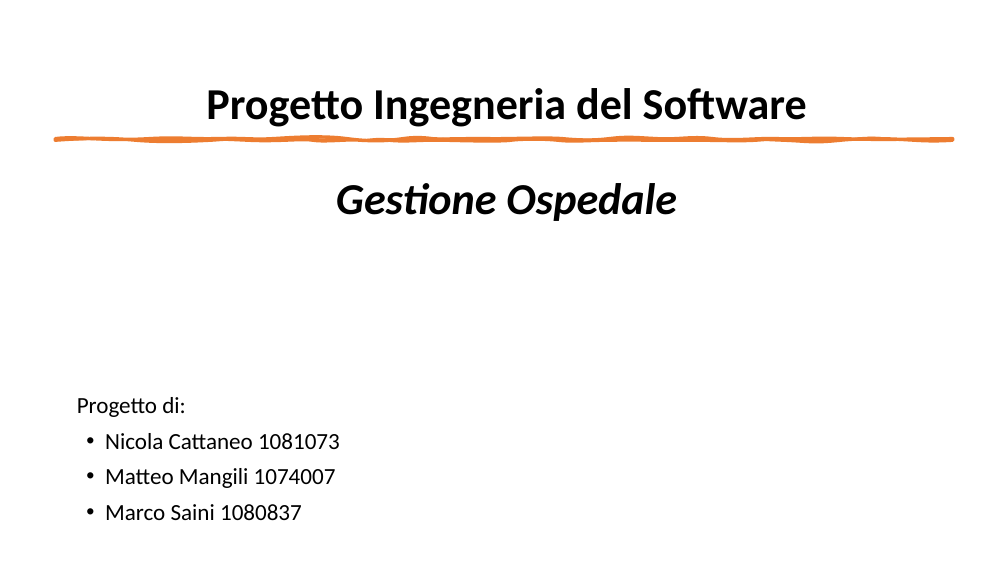
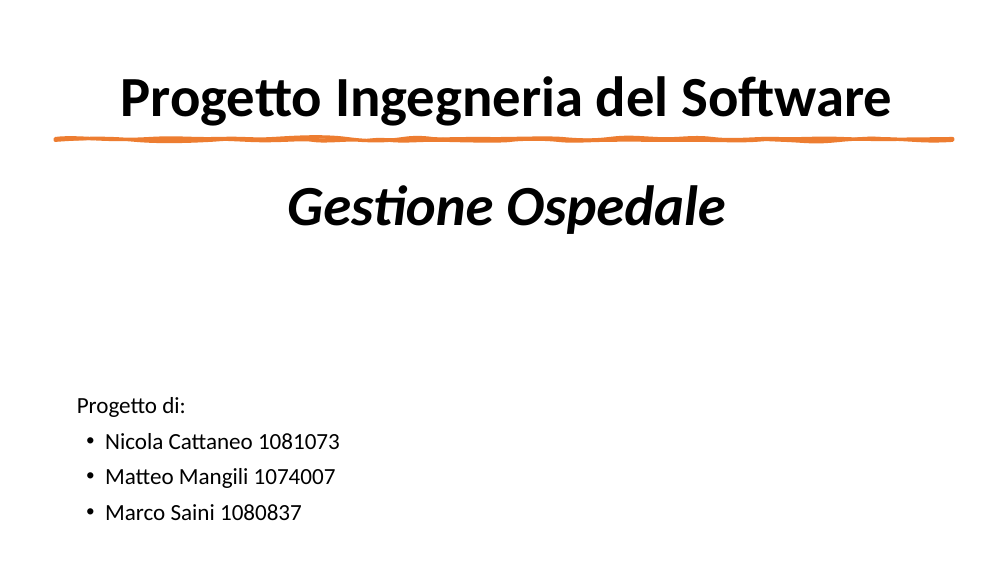
Before and after one commit to mangilimatteo/Progetto_Ingegneria_Software_Cattaneo_Mangili_Saini, a slide deck: slide 1 of Presentazione_Progetto.pptx. Drawn at 1008x567 pixels with LibreOffice and Linux fonts; fonts in the diff are those of the drawing. Boxes give left, top, right and bottom in pixels: in the first picture for what was removed or moved away, otherwise in the second. Text is boxed around its words. In the diff, an @@ line names an element or a change of style, - is before the commit and + after.

Commit message:
Update Presentazione Power Point

```diff
--- a/Presentazione_Progetto.pptx
+++ b/Presentazione_Progetto.pptx
@@ title "Progetto Ingegneria del Software Gestione ..." at [121,76,892,234]: size 42 to 54 pt @@
```
